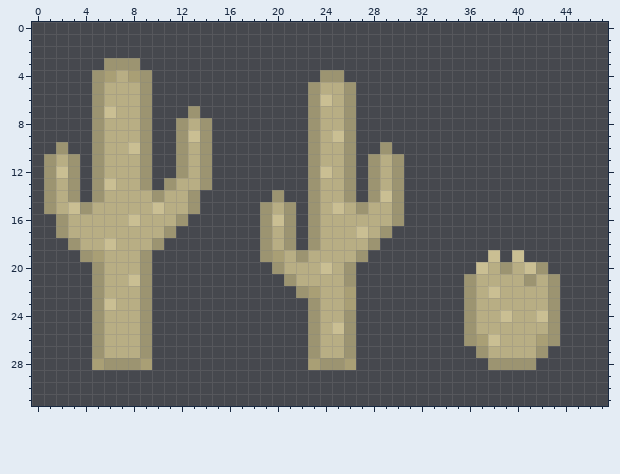
File history of a pixel-art sprite, sprites/cactus.png. The picture above was drawn from the file before the commit.
The file is 48x32 pixels.
After:
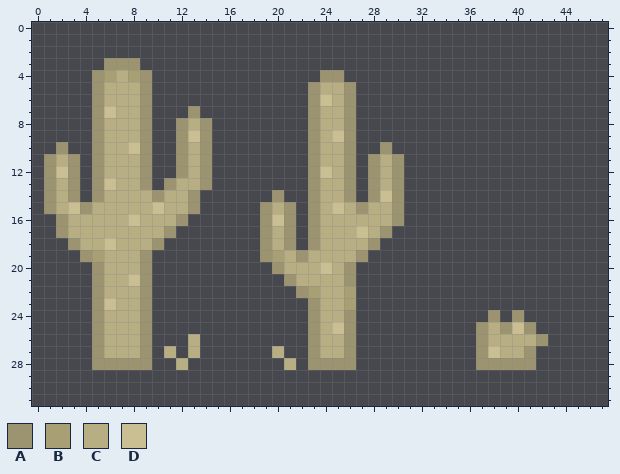
Palette (. is transparent): A #9c9471  B #a99f75  C #b8ae84  D #cabf93
From old to new:
Changed rows in their new state; - is an unchanged pixel.
first column x 5:
19 ---------------------------------.-.---
20 --------------------------------......-
21 -------------------------------........
22 -------------------------------........
23 -------------------------------........
24 -------------------------------..A.A...
25 -------------------------------.A-ADA..
26 --------C----------------------.AC---A.
27 ------C-C------C-----------------D--A.-
28 A---A--C--------C-A--A----------A------
